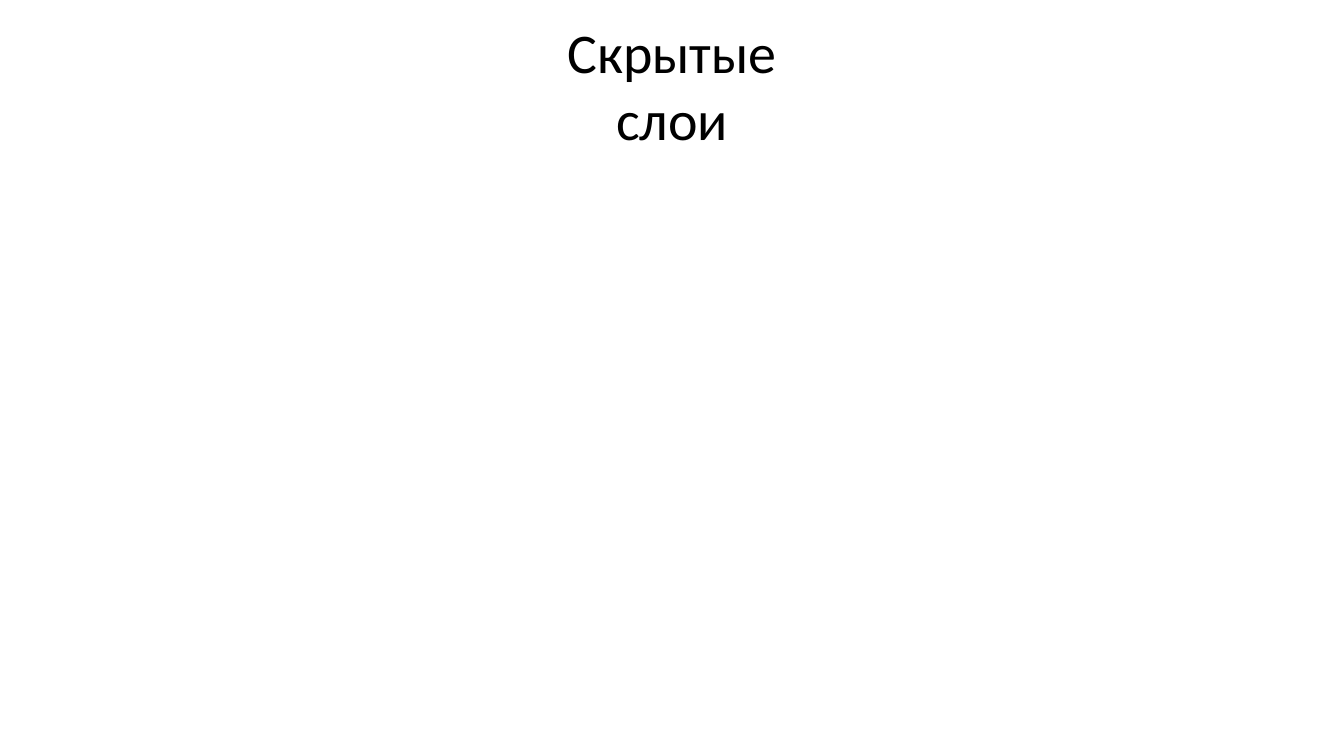
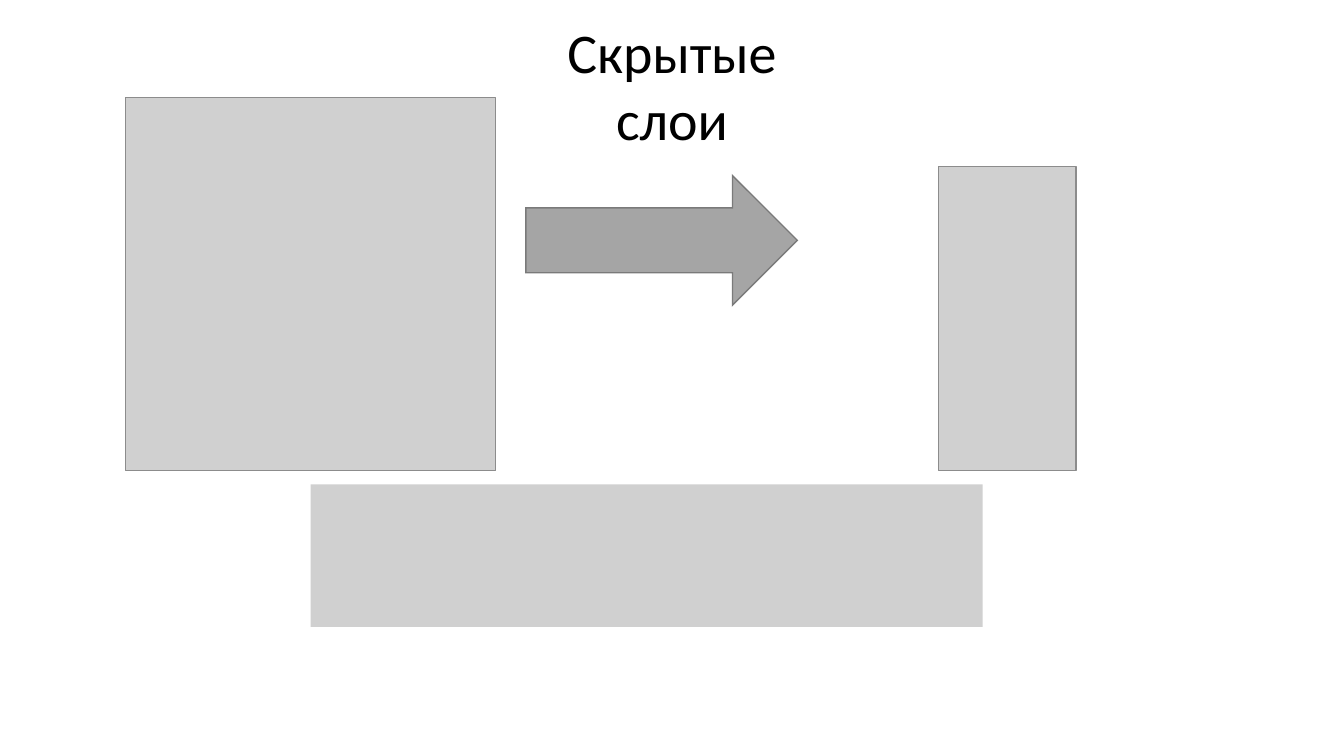
Before and after one commit to sevoster/hybrid-decision-making-system, a slide deck: slide 18 of docs/Синтетическая Презентация.pptx. Drawn at 1344x756 pixels with LibreOffice and Linux fonts; fonts in the diff are those of the drawing; grey boxes stand for pictures. Boxes give left, top, right and bottom in pixels: in the first picture for what was removed or moved away, otherwise in the second. Text is boxed around its words. In the diff, an @@ line names an element or a change of style, - is before the commit and + after.

```diff
--- a/docs/Синтетическая Презентация.pptx
+++ b/docs/Синтетическая Презентация.pptx
@@ picture added at bbox=[125, 98, 496, 471] @@
@@ right arrow added at bbox=[526, 175, 798, 306], fill #A5A5A5, outline #7A7A7A 1 pt @@
@@ picture added at bbox=[939, 166, 1076, 471] @@
@@ picture added at bbox=[311, 485, 983, 627] @@
```
Also in this commit, not shown: 3 other slides changed, 1 other file.
